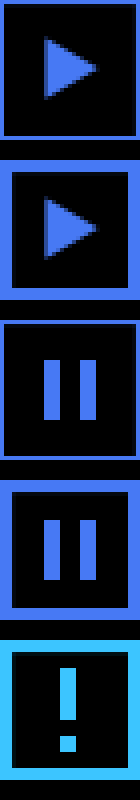
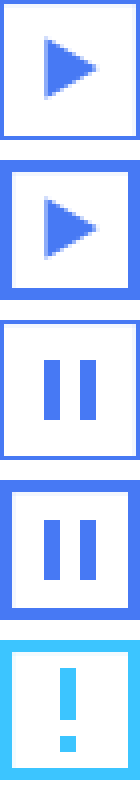
Two versions of the same layered image (140×800). Layer-by-layer changes:
hid "Black" over [0, 4, 140, 800]
